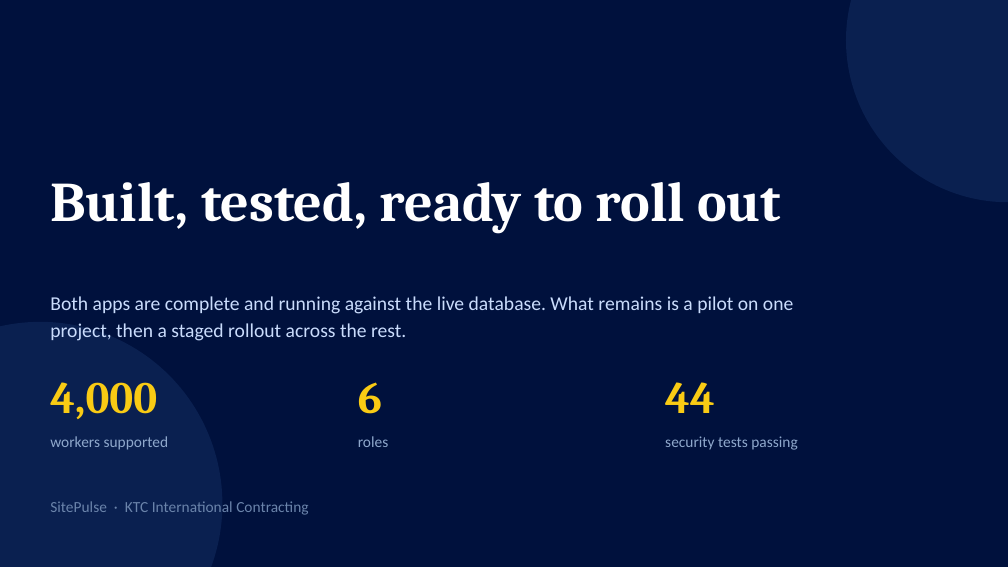
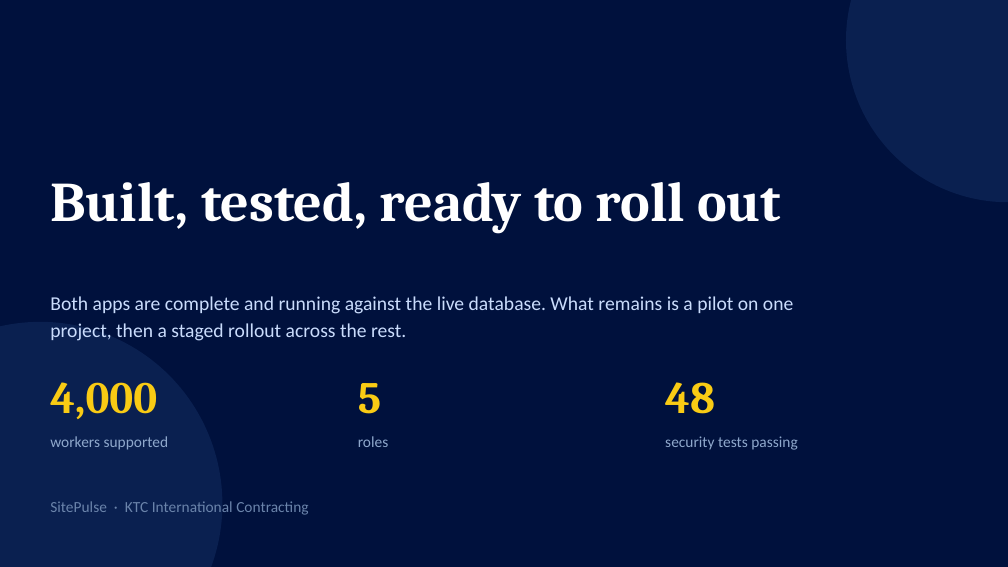
Before and after one commit to ui-sameerkhan/mini-agent-sameer, a slide deck: slide 14 of docs/SitePulse_HR_Presentation.pptx. Drawn at 1008x567 pixels with LibreOffice and Linux fonts; fonts in the diff are those of the drawing. Boxes give left, top, right and bottom in pixels: in the first picture for what was removed or moved away, otherwise in the second. Text is boxed around its words. In the diff, an @@ line names an element or a change of style, - is before the commit and + after.

```diff
--- a/docs/SitePulse_HR_Presentation.pptx
+++ b/docs/SitePulse_HR_Presentation.pptx
@@ text at [358,383,381,414]: text changed @@
-6
+5
@@ text at [665,382,715,414]: text changed @@
-44
+48
```
Also in this commit, not shown: 3 other slides changed, 8 other files.
